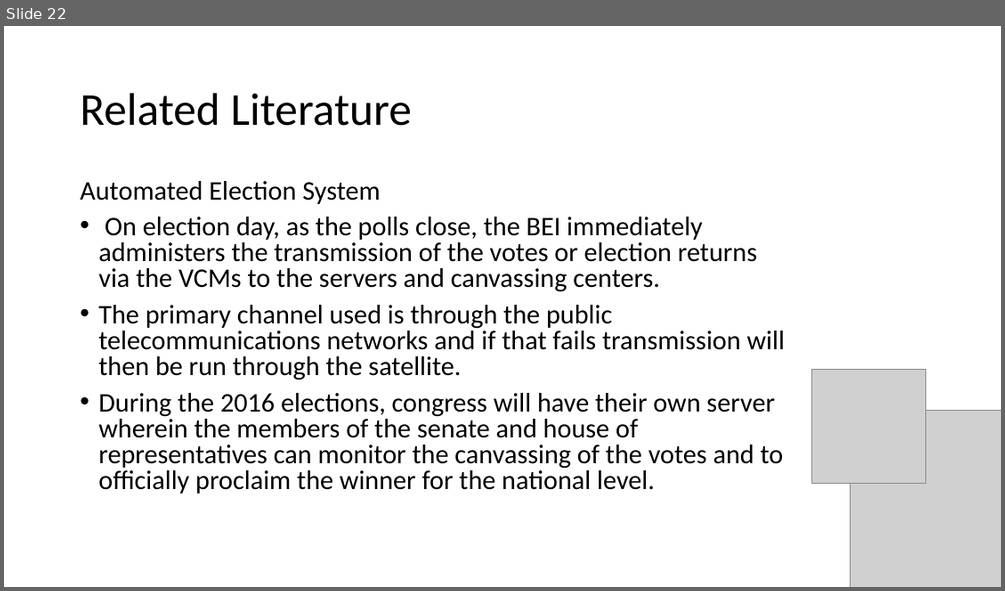
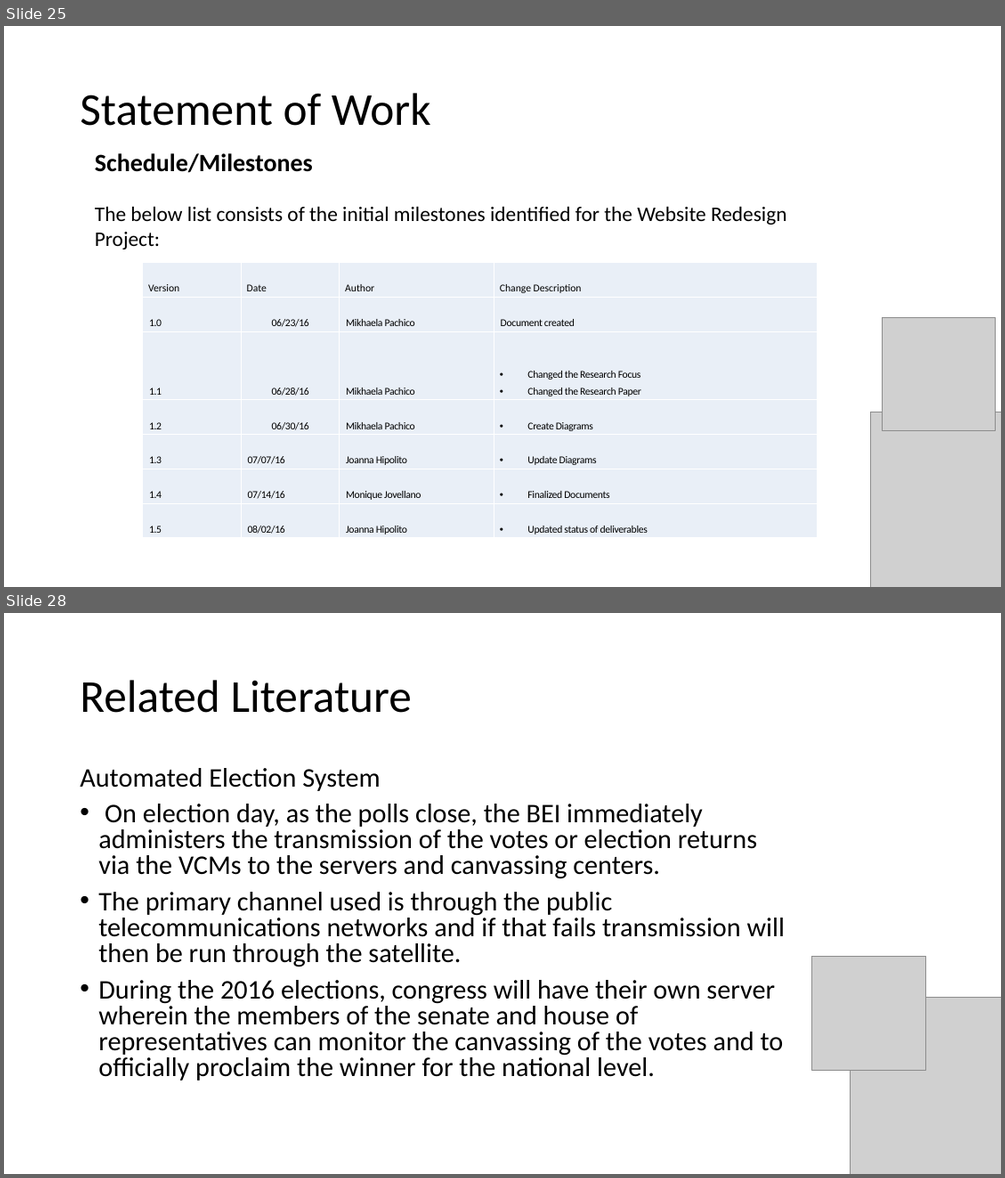
Before and after one commit to seans888/Project---Automate-Election, a slide deck: Documentation/Research Paper/AES ppt presentation.pptx. Shown one above the other, each under a label of ours: slide 22 before the commit, slides 25 and 28 after it; the slides between them are not shown. The pictures are 1005x591 and 1005x1178 pixels, drawn with LibreOffice and Linux fonts; fonts in the diff are those of the drawing; grey boxes stand for pictures. Boxes give left, top, right and bottom in pixels: in the first picture for what was removed or moved away, otherwise in the second. Text is boxed around its words. In the diff, an @@ line names an element or a change of style, - is before the commit and + after.

```diff
--- a/Documentation/Research Paper/AES ppt presentation.pptx
+++ b/Documentation/Research Paper/AES ppt presentation.pptx
@@ slide 25 added at [4, 26, 1001, 587], background #FFFFFF @@
@@ title added at [80, 93, 431, 126], 44 pt, text #000000 @@
+Statement of Work
@@ text added at [95, 153, 787, 249], 20 pt, text #000000 @@
+Schedule/Milestones
+The below list consists of the initial milestones identified for the Website Redesign Project:
@@ table added at [142, 263, 817, 538], 7 rows, 4 columns @@
+Version | Date | Author | Change Description
+1.0 | 06/23/16 | Mikhaela Pachico | Document created
+1.1 | 06/28/16 | Mikhaela Pachico | Changed the Research Focus / Changed the Research Paper
+1.2 | 06/30/16 | Mikhaela Pachico | Create Diagrams
+1.3 | 07/07/16 | Joanna Hipolito | Update Diagrams
+1.4 | 07/14/16 | Monique Jovellano | Finalized Documents
+1.5 | 08/02/16 | Joanna Hipolito | Updated status of deliverables
@@ picture added at [882, 318, 995, 431] @@
@@ picture added at [871, 412, 1001, 587] @@
@@ what was slide 22 is now slide 28 @@
```
Also in this commit, not shown: 1 slide changed, 5 other slides added, 4 other files.
